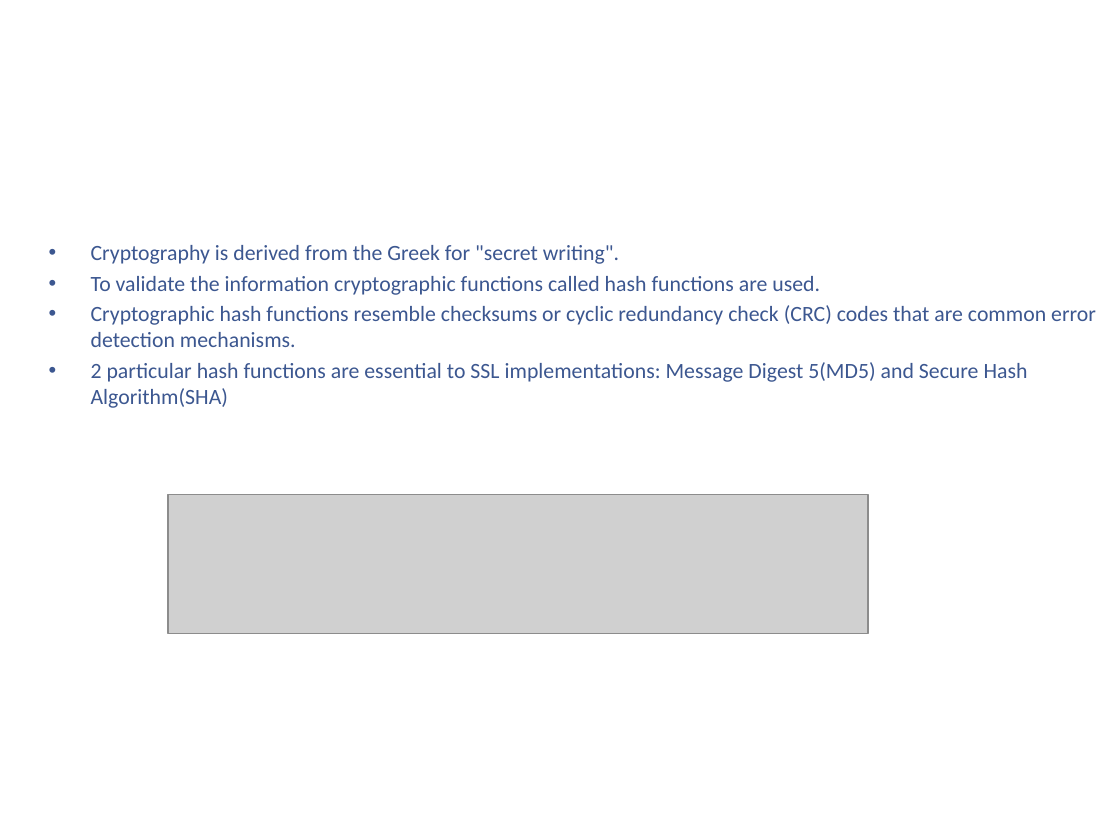
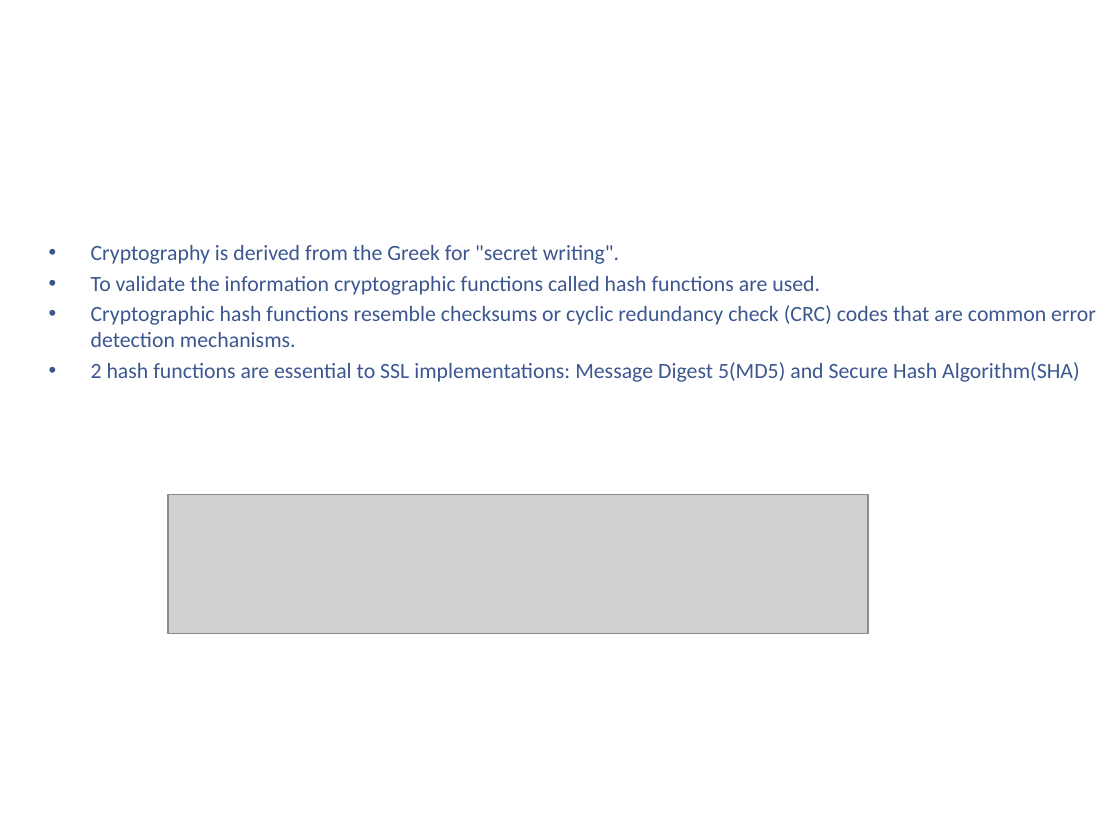
Before and after one commit to kenshincommon/ppts, a slide deck: slide 8 of Presentations/TLS/TLS.pptx. Drawn at 1120x840 pixels with LibreOffice and Linux fonts; fonts in the diff are those of the drawing; grey boxes stand for pictures; background and template pictures are left out. Boxes give left, top, right and bottom in pixels: in the first picture for what was removed or moved away, otherwise in the second. Text is boxed around its words. In the diff, an @@ line names an element or a change of style, - is before the commit and + after.

```diff
--- a/Presentations/TLS/TLS.pptx
+++ b/Presentations/TLS/TLS.pptx
@@ text at (x1=91, y1=362, x2=1079, y2=382): text changed @@
-• 2 particular hash functions are essential to SSL implementations: Message Digest 5(MD5) and Secure Hash Algorithm(SHA)
+• 2 hash functions are essential to SSL implementations: Message Digest 5(MD5) and Secure Hash Algorithm(SHA)
```
Also in this commit, not shown: 8 other slides changed, 9 slides added, 3 other files.
